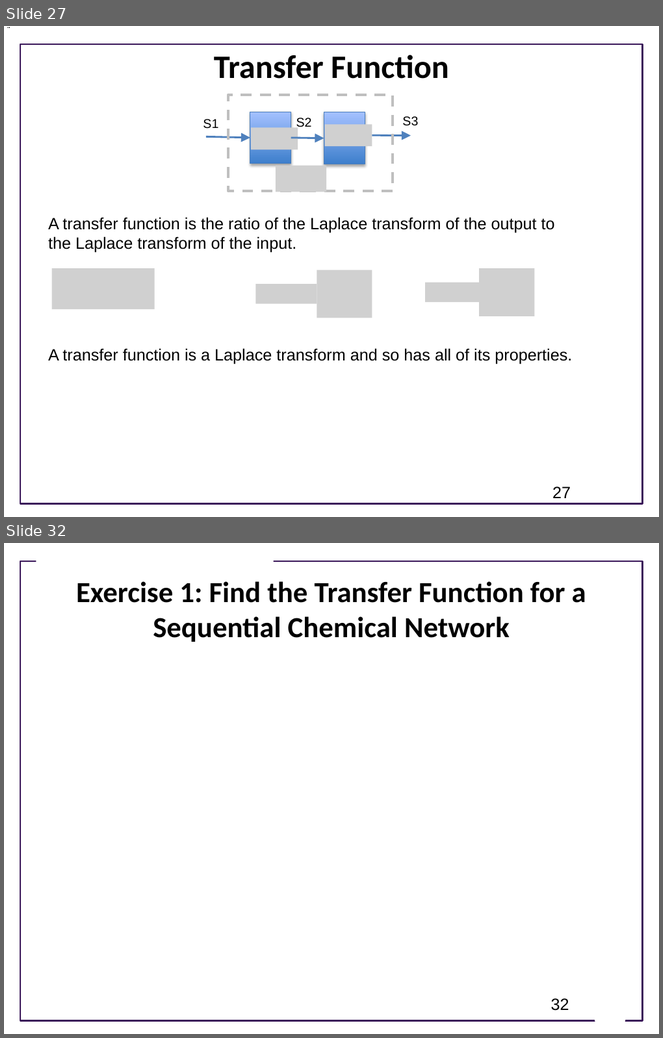
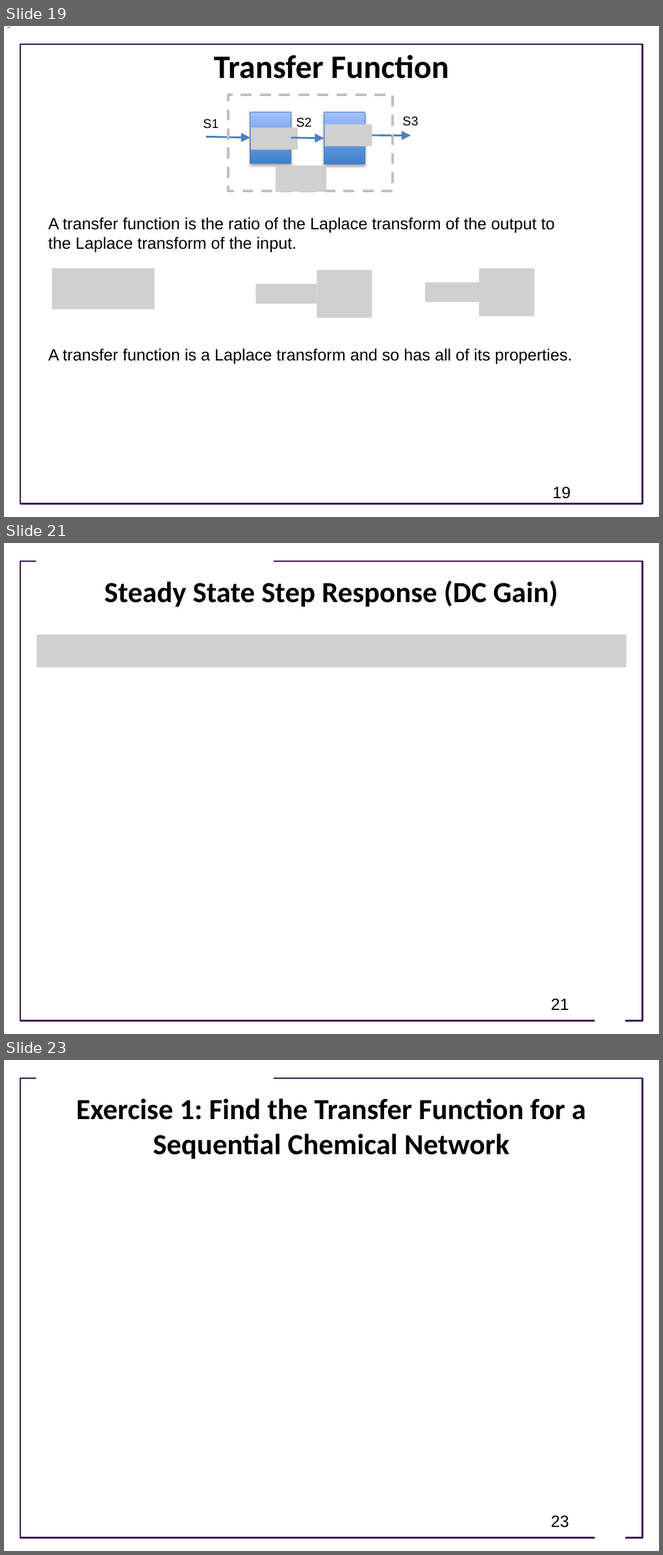
Before and after one commit to joseph-hellerstein/advanced-controls-lectures, a slide deck: lectures/lecture_09-linear_time_invariant_systems/linear_time_invariant_systems.pptx. Shown one above the other, each under a label of ours: slides 27 and 32 before the commit, slides 19, 21 and 23 after it; the slides between them are not shown. The pictures are 663x1038 and 663x1555 pixels, drawn with LibreOffice and Linux fonts; fonts in the diff are those of the drawing; grey boxes stand for pictures; background and template pictures are left out. Boxes give left, top, right and bottom in pixels: in the first picture for what was removed or moved away, otherwise in the second. Text is boxed around its words. In the diff, an @@ line names an element or a change of style, - is before the commit and + after.

```diff
--- a/lectures/lecture_09-linear_time_invariant_systems/linear_time_invariant_systems.pptx
+++ b/lectures/lecture_09-linear_time_invariant_systems/linear_time_invariant_systems.pptx
@@ slide 21 added at <box>4,543,659,1034</box>, background #FFFFFF; not listed: 3 template elements that a slide beside it also shows @@
@@ title added at <box>104,581,558,607</box>, 32 pt, text #000000, bold @@
+Steady State Step Response (DC Gain)
@@ picture added at <box>36,635,627,668</box> @@
@@ page number added at <box>551,999,570,1010</box>, 18 pt, text #000000 @@
+21
@@ what was slide 27 is now slide 19 @@
@@ page number at <box>553,487,571,499</box>: text changed @@
-27
+19
@@ what was slide 32 is now slide 23 @@
@@ page number at <box>551,1516,570,1528</box>: text changed @@
-32
+23
```
Also in this commit, not shown: 5 slides changed, 2 other slides added, 1 slide removed, 8 other files.
